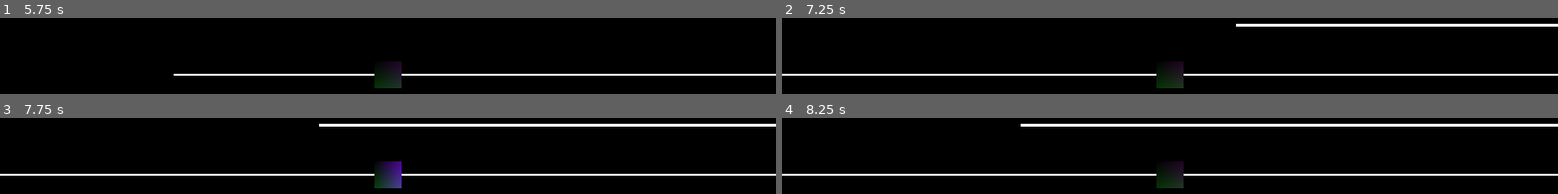
Above: before the commit, frames 1-4 (two rows, left to right).
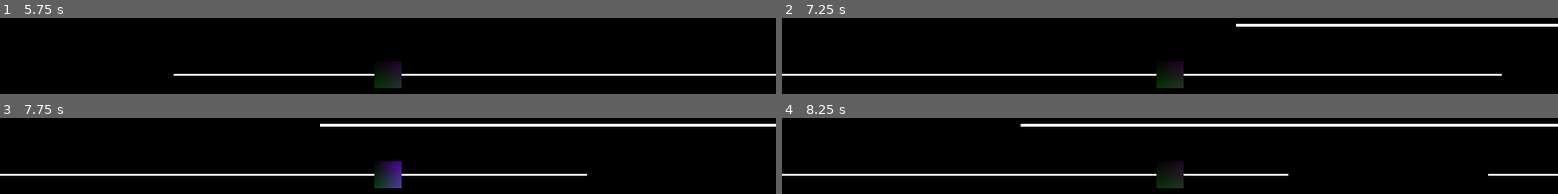
Above: after the commit, the same moments.

Repository: blaquenkot/dimension
Game: Godot game, scene res://Game.tscn
Two runs of this game, one before a commit and one after it. Both use one fixed random seed, a clock stepped at 60 frames per second and the inputs below.
Inputs:
- Up to frame 1 (5.75 s): hold W (up) 0.53-2.03 s; tap Enter at 1.25, 3.5 s; tap Space at 2, 4.25 s; hold A (left) 2.03-3.53 s; hold S (down) 3.53-4.28 s; hold Right (right) 4.28-5.03 s; hold W (up) from 5.03 s (still down)
- Up to frame 2 (7.25 s): tap Enter at 5.75 s; release W (up) at 5.78 s; hold Right (right) from 5.78 s (still down)
- Up to frame 3 (7.75 s): keep holding Right (right)
- Up to frame 4 (8.25 s): release Right (right) at 8.03 s; hold S (down) from 8.03 s (still down)

Frame 1 is identical in both runs. In frame 2, 0.2% of the frame differs, in the area x 92-100%, y 73-76%; in frame 3, 0.6%; in frame 4, 0.7%, in the area x 65-91%, y 73-76%.

Commit message:
Simplify raycasts

Diff:
--- a/Game.tscn
+++ b/Game.tscn
@@ -21,7 +21,10 @@
 transform = Transform( 1, 0, 0, 0, 1, 0, 0, 0, 1, 0, 1.09904, 8.18347 )
 
 [node name="Rail" parent="." instance=ExtResource( 2 )]
-transform = Transform( 100, 0, 0, 0, 0.2, 0, 0, 0, 0.5, 50, 0, 0 )
+transform = Transform( 70, 0, 0, 0, 0.2, 0, 0, 0, 0.5, 35, 0, 0 )
 
 [node name="Rail2" parent="." instance=ExtResource( 2 )]
 transform = Transform( 100, 0, 0, 0, 0.2, 0, 0, 0, 1, 100, 3.706, 0 )
+
+[node name="Rail3" parent="." instance=ExtResource( 2 )]
+transform = Transform( 70, 0, 0, 0, 0.2, 0, 0, 0, 0.5, 120, 0, 0 )
--- a/Rail.gd
+++ /dev/null
@@ -1,11 +0,0 @@
-extends StaticBody
-
-func get_rail_above_at(position):
-	$RayCastUp.translation.x = to_local(position).x
-	$RayCastUp.force_raycast_update()
-	return $RayCastUp.get_collider()
-
-func get_rail_below_at(position):
-	$RayCastDown.translation.x = to_local(position).x
-	$RayCastDown.force_raycast_update()
-	return $RayCastDown.get_collider()
--- a/Rail.tscn
+++ b/Rail.tscn
@@ -1,6 +1,8 @@
 [gd_scene load_steps=5 format=2]
 
-[ext_resource path="res://Rail.gd" type="Script" id=1]
+[sub_resource type="GDScript" id=4]
+script/source = "extends StaticBody
+"
 
 [sub_resource type="CubeMesh" id=1]
 size = Vector3( 1, 1, 1 )
@@ -13,17 +15,7 @@
 [node name="StaticBody" type="StaticBody"]
 collision_layer = 2
 collision_mask = 0
-script = ExtResource( 1 )
-
-[node name="RayCastUp" type="RayCast" parent="."]
-enabled = true
-cast_to = Vector3( 0, 100, 0 )
-collision_mask = 2
-
-[node name="RayCastDown" type="RayCast" parent="."]
-enabled = true
-cast_to = Vector3( 0, -100, 0 )
-collision_mask = 2
+script = SubResource( 4 )
 
 [node name="MeshInstance" type="MeshInstance" parent="."]
 mesh = SubResource( 1 )
--- a/Square.gd
+++ /dev/null
@@ -1,55 +0,0 @@
-extends KinematicBody
-
-export(NodePath) var initial_rail
-var rail
-var speed = 20
-var leap_distance = speed * 2
-var last_direction
-
-func _ready():
-	rail = get_node(initial_rail)
-	translation.x = 0
-	translation.z = 0
-	snap_to_rail(rail)
-
-func _process(delta):
-	if Input.is_action_just_pressed("right"):
-		if last_direction == "right" && !$LeapTimer.is_stopped():
-			leap(Vector3.RIGHT)
-		else:
-			$LeapTimer.start()
-
-	if Input.is_action_just_pressed("left"):
-		if last_direction == "left" && !$LeapTimer.is_stopped():
-			leap(Vector3.LEFT)
-		else:
-			$LeapTimer.start()
-
-	if Input.is_action_pressed("right"):
-		last_direction = "right"
-		move_and_collide(Vector3.RIGHT * speed * delta)
-	elif Input.is_action_pressed("left"):
-		last_direction = "left"
-		move_and_collide(Vector3.LEFT * speed * delta)
-
-	if Input.is_action_just_pressed("up"):
-		var rail_above = rail.get_rail_above_at(translation)
-
-		if rail_above:
-			snap_to_rail(rail_above)
-			rail = rail_above
-	elif Input.is_action_just_pressed("down"):
-		var rail_below = rail.get_rail_below_at(translation)
-
-		if rail_below:
-			snap_to_rail(rail_below)
-			rail = rail_below
-
-func leap(direction):
-	$LeapTimer.stop()
-	visible = false
-	move_and_collide(direction * leap_distance)
-	visible = true
-
-func snap_to_rail(rail):
-	translation.y = rail.translation.y
--- a/Square.tscn
+++ b/Square.tscn
@@ -1,6 +1,67 @@
 [gd_scene load_steps=6 format=2]
 
-[ext_resource path="res://Square.gd" type="Script" id=1]
+[sub_resource type="GDScript" id=5]
+script/source = "extends KinematicBody
+
+export(NodePath) var initial_rail
+var rail
+var speed = 20
+var leap_distance = speed
+var last_direction
+
+func _ready():
+	rail = get_node(initial_rail)
+	translation.x = 0
+	translation.z = 0
+	snap_to_rail(rail)
+
+func _process(delta):
+	if Input.is_action_just_pressed(\"right\"):
+		if last_direction == \"right\" && !$LeapTimer.is_stopped():
+			leap(Vector3.RIGHT)
+		else:
+			$LeapTimer.start()
+
+	if Input.is_action_just_pressed(\"left\"):
+		if last_direction == \"left\" && !$LeapTimer.is_stopped():
+			leap(Vector3.LEFT)
+		else:
+			$LeapTimer.start()
+
+	if Input.is_action_pressed(\"right\"):
+		last_direction = \"right\"
+		move_and_collide(Vector3.RIGHT * speed * delta)
+	elif Input.is_action_pressed(\"left\"):
+		last_direction = \"left\"
+		move_and_collide(Vector3.LEFT * speed * delta)
+
+	if Input.is_action_just_pressed(\"up\"):
+		var rail_above = get_rail_above()
+
+		if rail_above:
+			snap_to_rail(rail_above)
+			rail = rail_above
+	elif Input.is_action_just_pressed(\"down\"):
+		var rail_below = get_rail_below()
+
+		if rail_below:
+			snap_to_rail(rail_below)
+			rail = rail_below
+
+func leap(direction):
+	$LeapTimer.stop()
+	visible = false
+	move_and_collide(direction * leap_distance)
+	visible = true
+
+func snap_to_rail(rail):
+	translation.y = rail.translation.y
+
+func get_rail_above():
+	return $RayCastUp.get_collider()
+
+func get_rail_below():
+	return $RayCastDown.get_collider()"
 
 [sub_resource type="Shader" id=1]
 code = "shader_type spatial;
@@ -21,7 +82,7 @@
 points = PoolVector3Array( -1, 1, 1, 1, 1, -1, 1, 1, 1, -1, 1, -1, -1, -1, 1, 1, -1, -1, 1, -1, 1, -1, -1, -1, 1, 1, 1, -1, 1, -1, 1, 1, -1, -1, 1, 1, 1, -1, 1, -1, -1, -1, 1, -1, -1, -1, -1, 1, 1, 1, 1, -1, -1, 1, -1, 1, 1, 1, -1, 1, 1, 1, -1, -1, -1, -1, -1, 1, -1, 1, -1, -1 )
 
 [node name="KinematicBody" type="KinematicBody"]
-script = ExtResource( 1 )
+script = SubResource( 5 )
 
 [node name="MeshInstance" type="MeshInstance" parent="."]
 mesh = SubResource( 3 )
@@ -32,3 +93,13 @@
 
 [node name="LeapTimer" type="Timer" parent="."]
 one_shot = true
+
+[node name="RayCastUp" type="RayCast" parent="."]
+enabled = true
+cast_to = Vector3( 0, 100, 0 )
+collision_mask = 2
+
+[node name="RayCastDown" type="RayCast" parent="."]
+enabled = true
+cast_to = Vector3( 0, -100, 0 )
+collision_mask = 2
